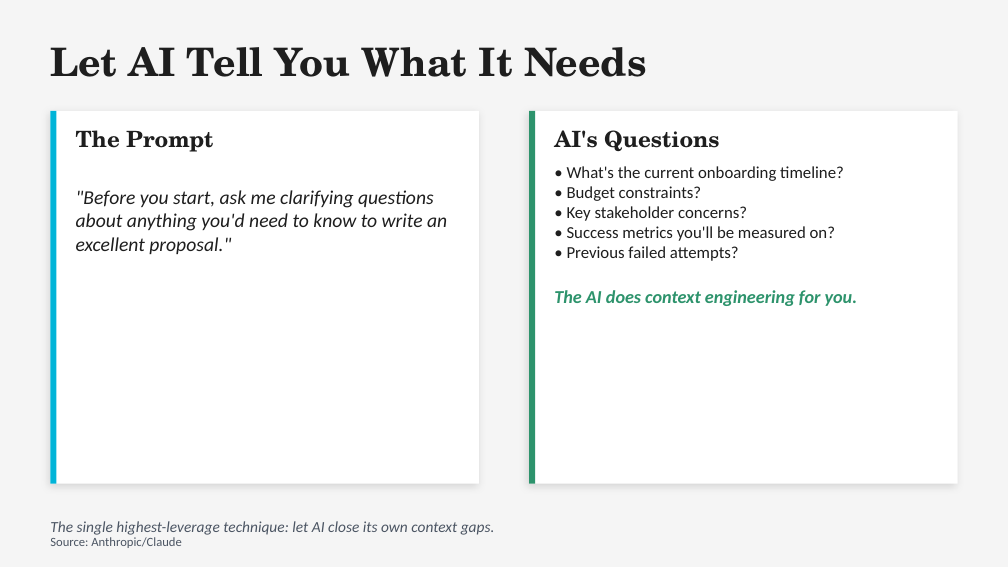
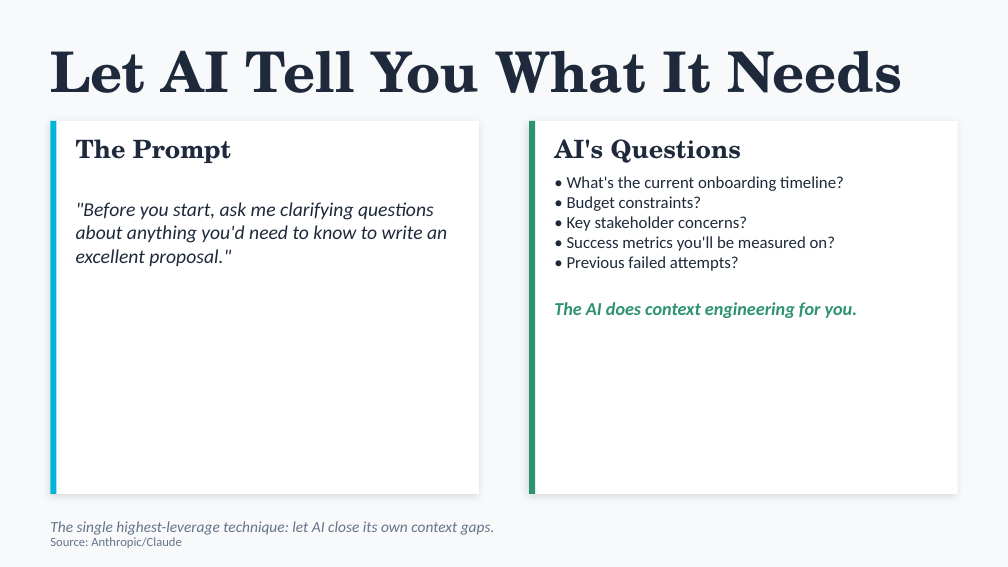
Before and after one commit to michaelengland/ai-best-practices, a slide deck: slide 25 of Getting-Agents-to-Give-Up-Their-Secrets.pptx. Drawn at 1008x567 pixels with LibreOffice and Linux fonts; fonts in the diff are those of the drawing. Boxes give left, top, right and bottom in pixels: in the first picture for what was removed or moved away, otherwise in the second. Text is boxed around its words. In the diff, an @@ line names an element or a change of style, - is before the commit and + after.

```diff
--- a/Getting-Agents-to-Give-Up-Their-Secrets.pptx
+++ b/Getting-Agents-to-Give-Up-Their-Secrets.pptx
@@ background #F5F5F5 to #F8F9FA @@
@@ text "Let AI Tell You What ..." at bbox=[50, 50, 902, 93]: size 28 to 40 pt, text colour #1E1E1E to #1E293B @@
@@ text "The Prompt" at bbox=[76, 139, 231, 163]: size 16 to 18 pt, text colour #1E1E1E to #1E293B @@
@@ 4 texts, 4 rectangles: place and size @@
-4 texts, 4 rectangles at bbox=[50, 111, 958, 484]
+4 texts, 4 rectangles at bbox=[50, 121, 958, 494]
@@ text "AI's Questions" at bbox=[554, 139, 741, 163]: size 16 to 18 pt, text colour #1E1E1E to #1E293B @@
@@ text ""Before you start, ask me ..." at bbox=[76, 202, 447, 266]: text colour #1E1E1E to #1E293B @@
@@ text at bbox=[567, 176, 844, 271]: text colour #1E1E1E to #1E293B in "• What's the current onboarding timeline?", "• Budget constraints?", "• Key stakeholder concerns?", "• Success metrics you'll be measured on?" and 1 more places @@
@@ text "The single highest-leverage technique: let ..." at bbox=[50, 521, 495, 535]: text colour #4B5563 to #64748B @@
@@ text "Source: Anthropic/Claude" at bbox=[50, 537, 181, 548]: text colour #4B5563 to #64748B @@
```
Also in this commit, not shown: 46 other slides changed, 1 other file.
